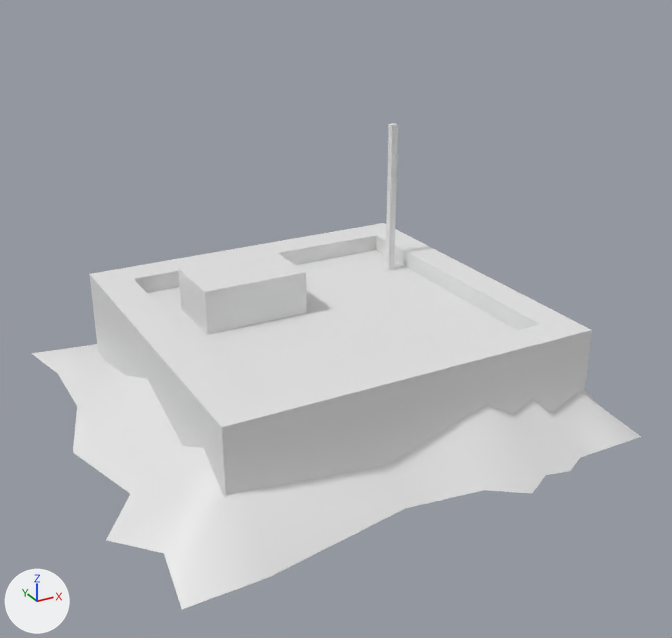
Renders of the FBX model Desert Defence/Assets/Melkers Stuff/Blocks&Tower/PropHouse/TDHus4.fbx from each side of a commit.
Rendered twice from a 50 mm lens placed at (1.969, -0.072, 0.824), pointed at (2.497, 0.887, 0.344). Arrows for +X, +Y and +Z are at lower left; the lights stay in place. Materials are left out; every surface is plain grey. Where no turn or scale is listed for an object, it has been applied to the vertices.
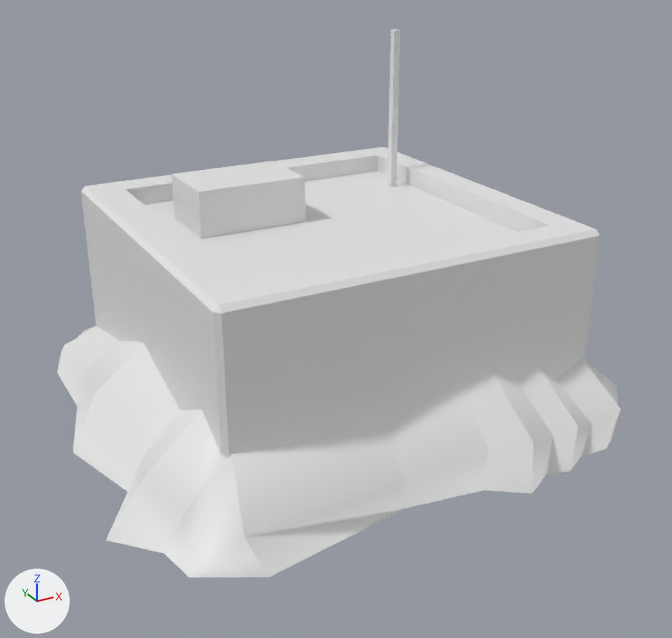
Pixel boxes (x1, y1, x2, y2) of what changed, in the pictures (672 x 638 px):
'polySurface6', reshaped (8% narrower, 13% taller)
    before: (31, 123, 641, 609)
    after: (57, 29, 621, 577)
part 1 of me_mesh, rebuilt
    before: (89, 123, 592, 497)
    after: (81, 29, 600, 458)
part 2 of me_mesh, built on
    before: (31, 344, 641, 609)
    after: (57, 326, 621, 577)

The edits, one by one:
me_mesh is used by ob_polysurface6; location (2.487, 0.94, 0.381).
me_mesh had 112 vertices, 74 faces and spanned x -0.342..0.342, y -0.338..0.338, z -0.164..0.164.
me_mesh now has 160 vertices, 118 faces and spans x -0.342..0.342, y -0.338..0.338, z -0.179..0.293.
me_mesh part 1: the loose piece of 56 vertices spanning x -0.228..0.261, y -0.247..0.242, z -0.152..0.164 is rebuilt with 76 vertices and now spans x -0.228..0.261, y -0.247..0.242, z -0.179..0.293.
Part 2, on me_mesh:
24 vertices are removed from x -0.217..0.249, y -0.239..0.225, z -0.164..-0.077.
32 faces are deleted.
3 vertices move from x -0.312..0.308, y -0.328..0.309, z -0.164 to x -0.286..0.298, y -0.288..0.279, z -0.164.
52 vertices are added at x -0.298..0.324, y -0.323..0.306, z -0.141..-0.029.
56 new faces join them.
